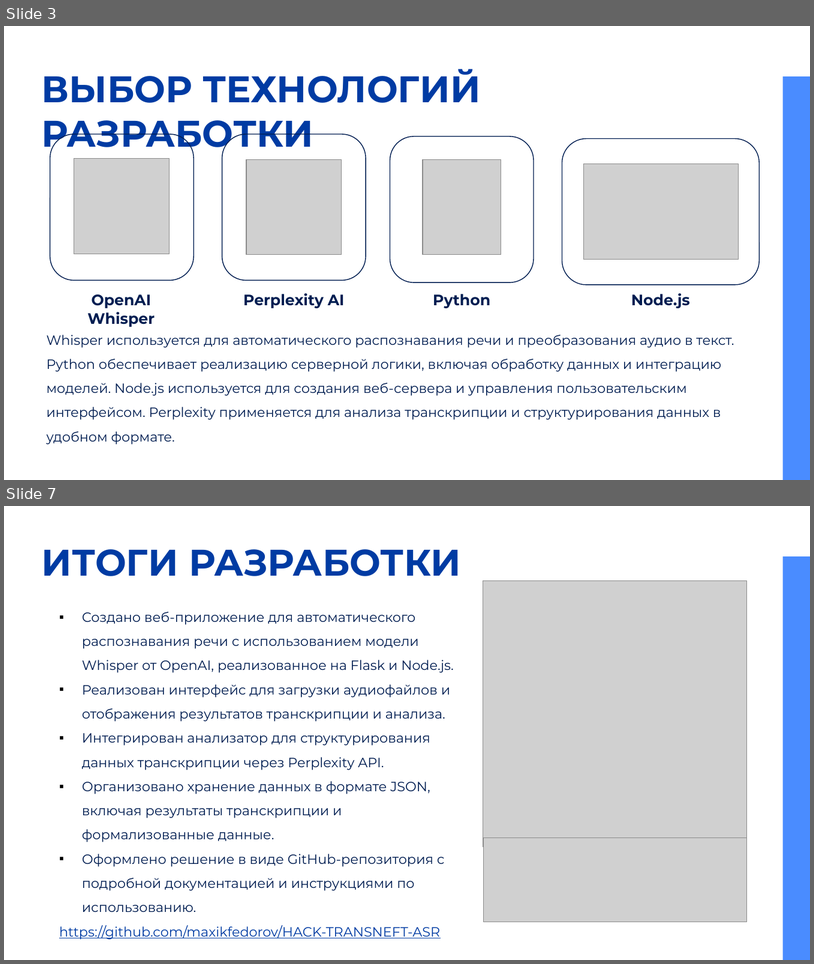
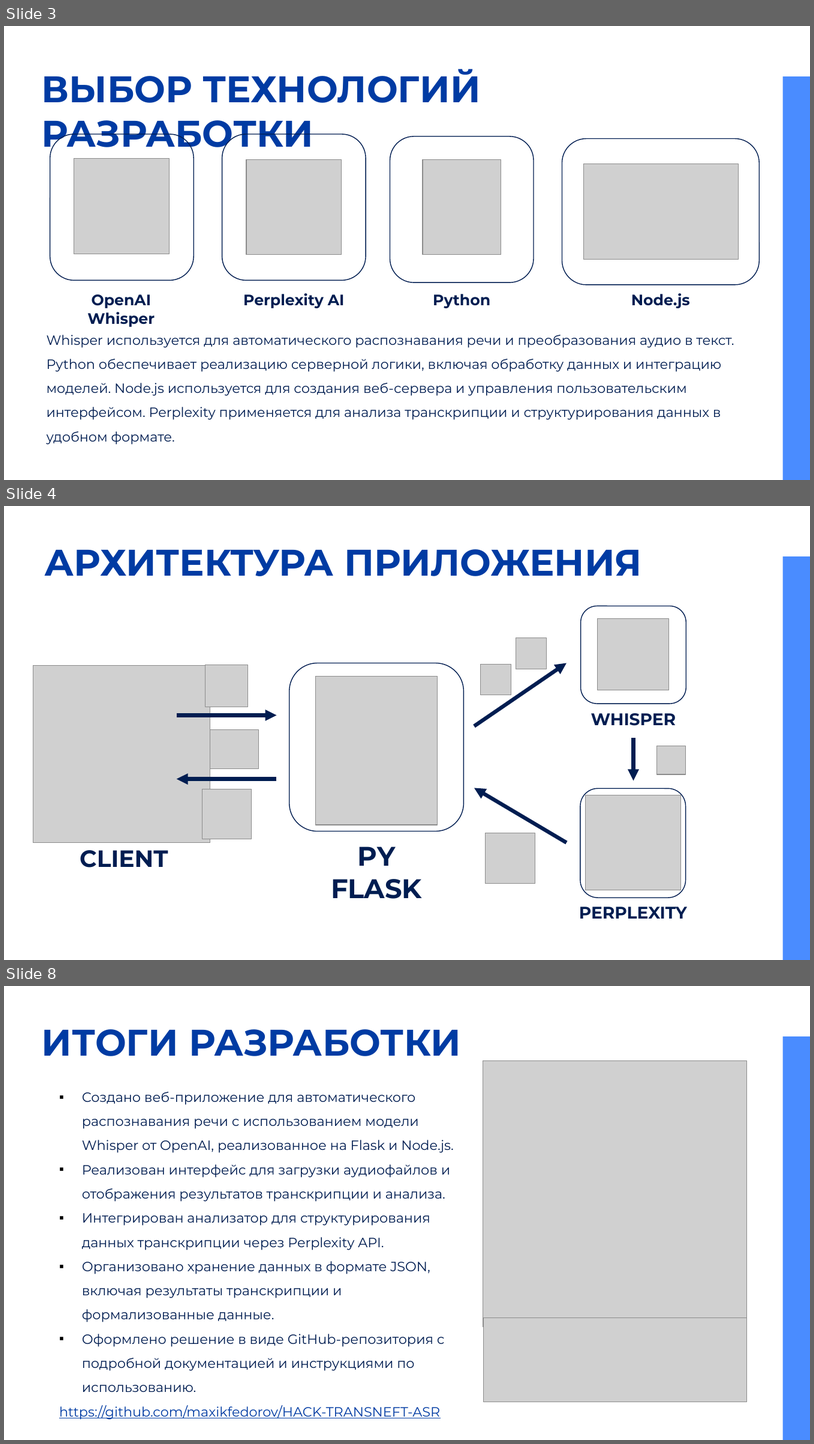
Before and after one commit to maxikfedorov/HACK-TRANSNEFT-ASR, a slide deck: ТрансНефть.pptx. Shown one above the other, each under a label of ours: slides 3 and 7 before the commit, slides 3, 4 and 8 after it; the slides between them are not shown. The pictures are 814x964 and 814x1444 pixels, drawn with LibreOffice and Linux fonts; fonts in the diff are those of the drawing; grey boxes stand for pictures. Boxes give left, top, right and bottom in pixels: in the first picture for what was removed or moved away, otherwise in the second. Text is boxed around its words. In the diff, an @@ line names an element or a change of style, - is before the commit and + after.

```diff
--- a/ТрансНефть.pptx
+++ b/ТрансНефть.pptx
@@ slide 4 added at [4, 506, 810, 960], background #FFFFFF; not listed: 1 template element that a slide beside it also shows @@
@@ title added at [45, 549, 642, 576], 44 pt, text #003BA3, bold @@
+АРХИТЕКТУРА ПРИЛОЖЕНИЯ
@@ rounded rectangle added at [581, 606, 686, 703], outline #001D52 1 pt @@
@@ picture added at [598, 619, 669, 690] @@
@@ picture added at [516, 638, 547, 669] @@
@@ picture added at [33, 665, 210, 843] @@
@@ picture added at [206, 664, 248, 707] @@
@@ rounded rectangle added at [290, 663, 464, 831], outline #001D52 1 pt @@
@@ arrow added from (474, 726) to (567, 663), #001D52 4.5 pt @@
@@ picture added at [481, 664, 512, 695] @@
@@ picture added at [315, 676, 438, 825] @@
@@ arrow added from (177, 715) to (277, 715), #001D52 4.5 pt @@
@@ text added at [591, 713, 677, 726], 20 pt, text #001D52, bold @@
+WHISPER
@@ picture added at [196, 730, 258, 769] @@
@@ arrow added from (634, 738) to (634, 781), #001D52 4.5 pt @@
@@ picture added at [657, 745, 686, 774] @@
@@ arrow added from (277, 779) to (177, 779), #001D52 4.5 pt @@
@@ picture added at [203, 789, 252, 839] @@
@@ arrow added from (567, 843) to (474, 788), #001D52 4.5 pt @@
@@ rounded rectangle added at [581, 789, 686, 897], outline #001D52 1 pt @@
@@ picture added at [586, 795, 681, 889] @@
@@ text added at [331, 846, 422, 898], 32 pt, text #001D52, bold @@
+PY FLASK
@@ picture added at [486, 833, 536, 883] @@
@@ text added at [80, 850, 168, 867], 28 pt, text #001D52, bold @@
+CLIENT
@@ text added at [579, 906, 687, 918], 20 pt, text #001D52, bold @@
+PERPLEXITY
@@ what was slide 7 is now slide 8 @@
```
Also in this commit, not shown: 3 slides changed, 1 other slide added, 1 slide removed, 9 other files.
